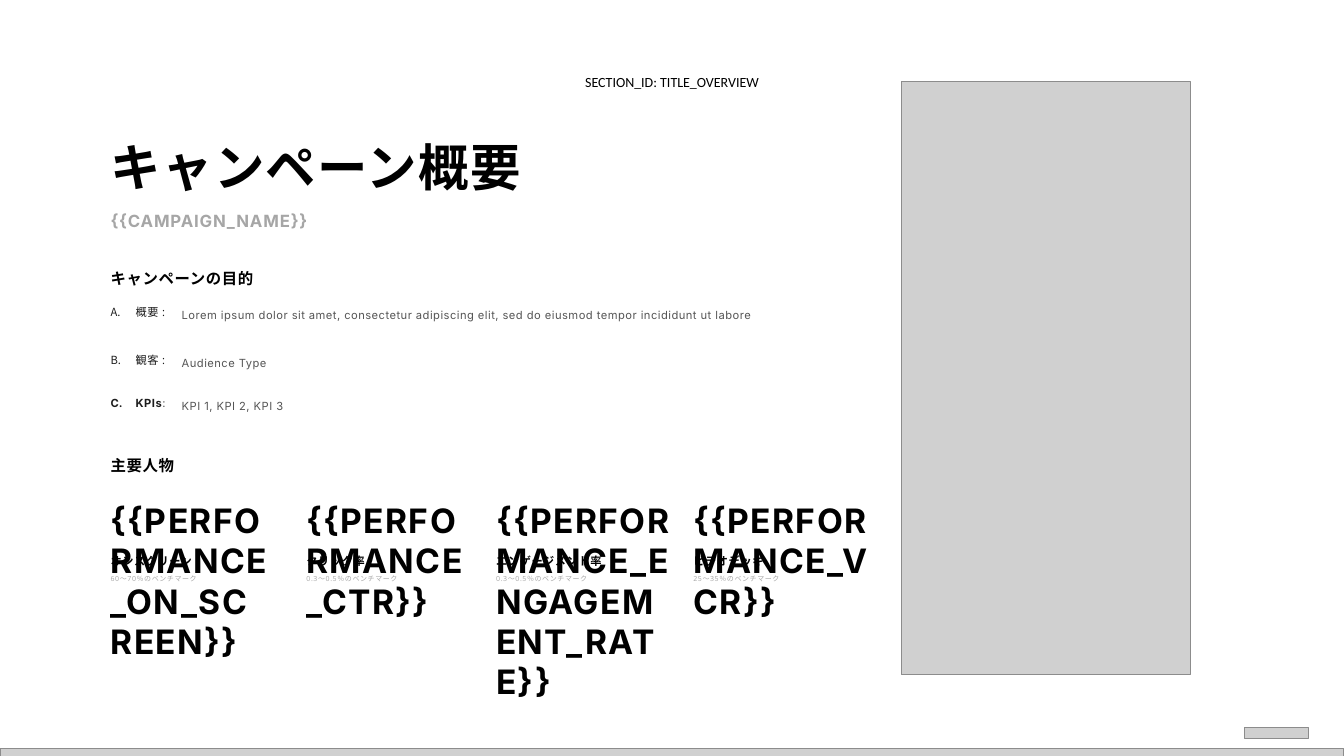
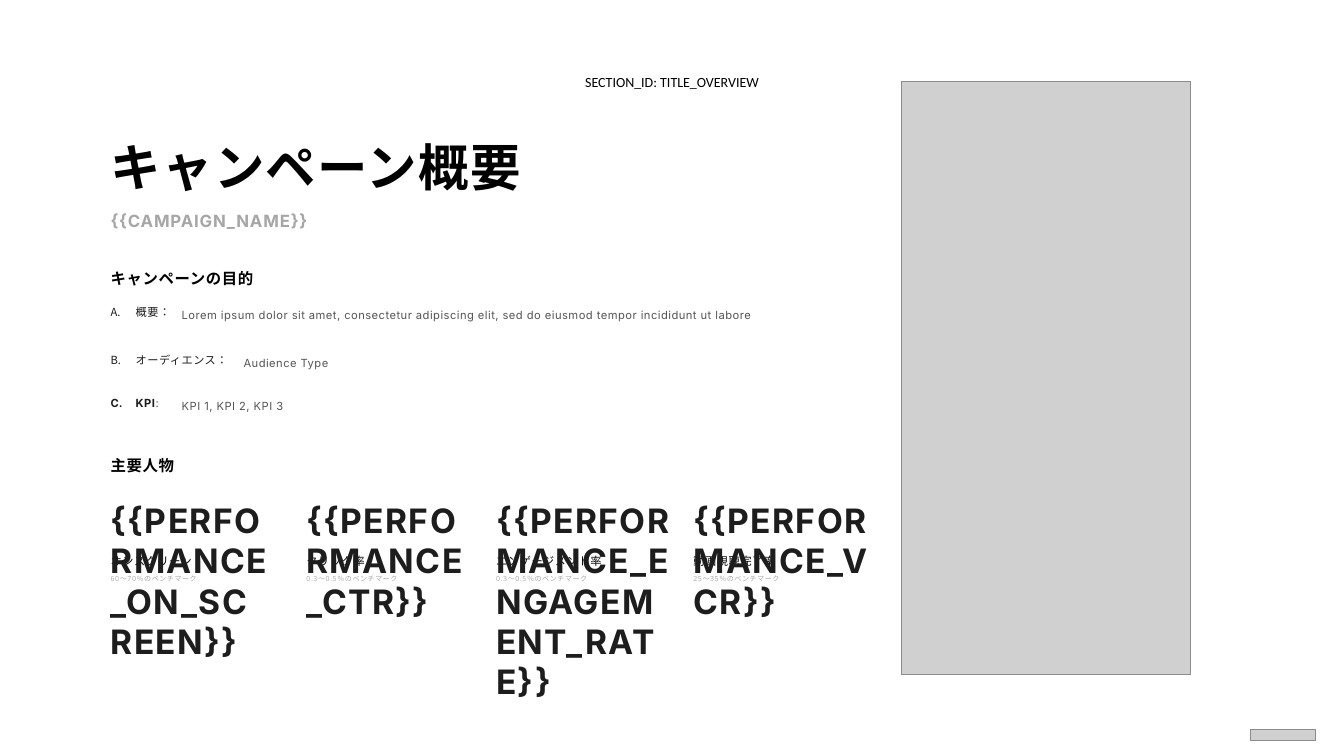
Before and after one commit to Daniel-MOBKOI/pca-automation-api, a slide deck: slide 3 of app/templates/slide_deck_master_ja.pptx. Drawn at 1344x756 pixels with LibreOffice and Linux fonts; fonts in the diff are those of the drawing; grey boxes stand for pictures. Boxes give left, top, right and bottom in pixels: in the first picture for what was removed or moved away, otherwise in the second. Text is boxed around its words. In the diff, an @@ line names an element or a change of style, - is before the commit and + after.

```diff
--- a/app/templates/slide_deck_master_ja.pptx
+++ b/app/templates/slide_deck_master_ja.pptx
@@ text at bbox=[136, 354, 228, 365]: text changed; font Open Sans to Inter @@
-B. 観客 :
+B. オーディエンス：
@@ text "Audience Type": place and size @@
-text "Audience Type" at bbox=[182, 358, 267, 369]
+text "Audience Type" at bbox=[244, 358, 329, 370]
@@ text at bbox=[136, 399, 159, 407]: text changed @@
-C. KPIs:
+C. KPI:
@@ text colour #000000 to #1D1D1D in 4 elements at bbox=[306, 586, 428, 618], bbox=[486, 495, 684, 709], bbox=[684, 495, 881, 627], bbox=[111, 589, 247, 618] @@
@@ bold off in 3 elements at bbox=[111, 553, 192, 568], bbox=[306, 553, 364, 568], bbox=[496, 553, 601, 568] @@
@@ text at bbox=[693, 553, 775, 568]: text changed; bold off @@
-ビデオデッキ
+動画視聴完了率
@@ picture removed at bbox=[0, 749, 1344, 756] @@
@@ picture: place and size @@
-picture at bbox=[1244, 728, 1309, 738]
+picture at bbox=[1251, 730, 1316, 741]
```
Also in this commit, not shown: 13 other slides changed, 6 other files.
